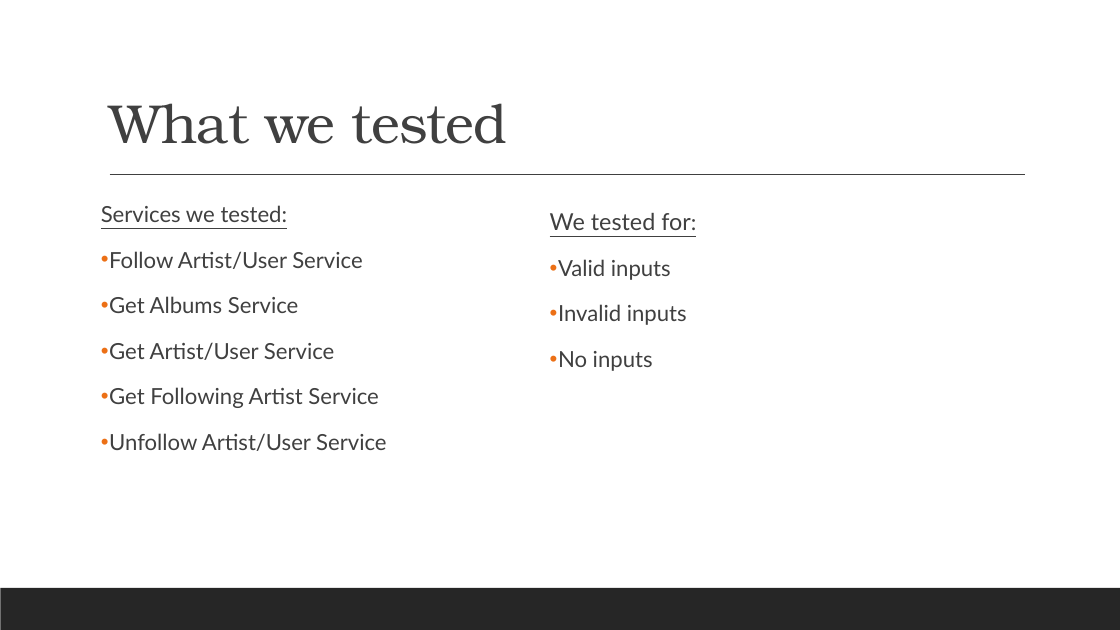
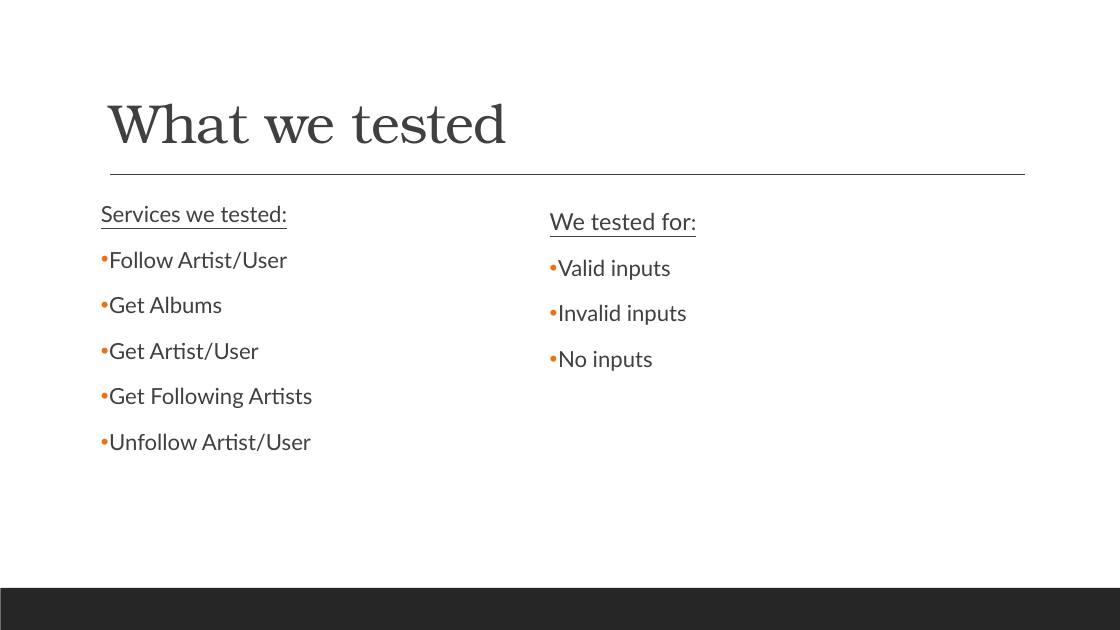
Before and after one commit to UzairMK/API-Testing-Mini-Project, a slide deck: slide 3 of Spotify API Testing.pptx. Drawn at 1120x630 pixels with LibreOffice and Linux fonts; fonts in the diff are those of the drawing. Boxes give left, top, right and bottom in pixels: in the first picture for what was removed or moved away, otherwise in the second. Text is boxed around its words. In the diff, an @@ line names an element or a change of style, - is before the commit and + after.

Commit message:
fix typos on pp

```diff
--- a/Spotify API Testing.pptx
+++ b/Spotify API Testing.pptx
@@ text at <box>109,251,313,451</box>: text changed @@
-• Follow Artist/User Service
-• Get Albums Service
-• Get Artist/User Service
-• Get Following Artist Service
-• Unfollow Artist/User Service
+• Follow Artist/User
+• Get Albums
+• Get Artist/User
+• Get Following Artists
+• Unfollow Artist/User
```
Also in this commit, not shown: 2 other slides changed.
